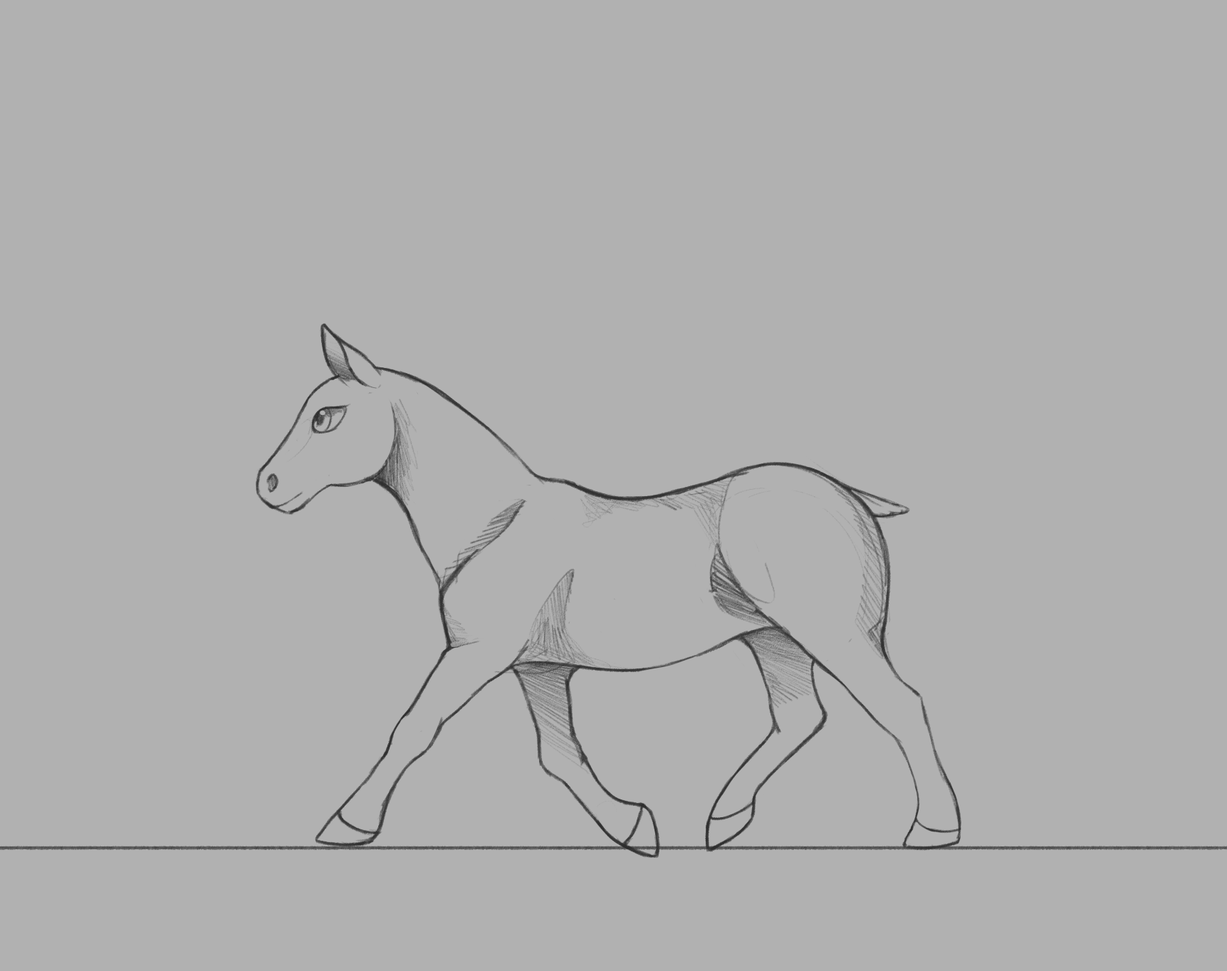
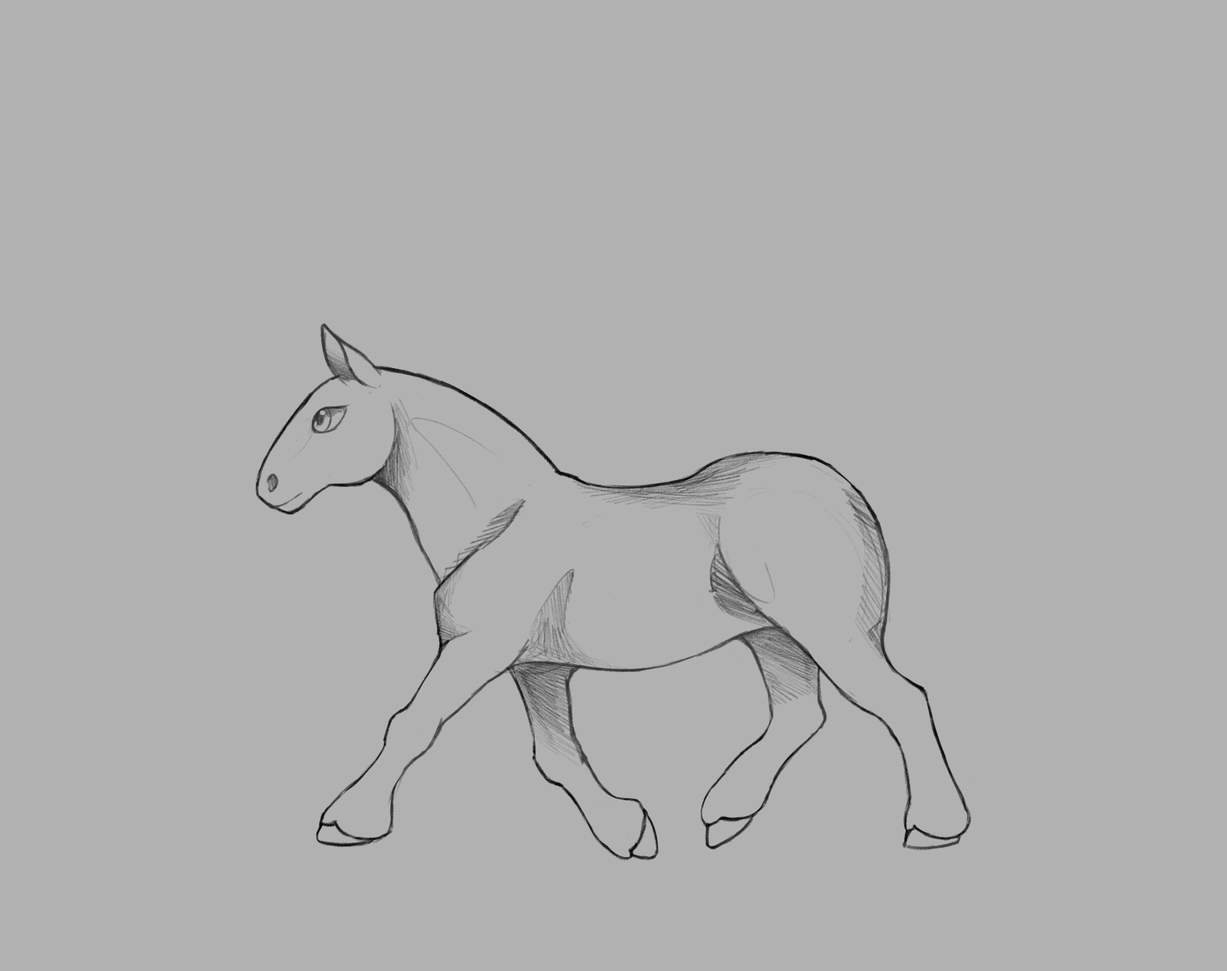
The second 1227x971 image is a revision of the first. Changes to its layers:
added group "tail" with 4 layers above "horns" over (786, 462, 1200, 851)
added group "horns" with 4 layers above "BasesBody" over (263, 365, 401, 460)
added group "BasesBody" with 3 layers above "Arrière-plan" over (254, 365, 1032, 861)
added layer "PoneyBase_draft" in group "BasesBody" over (254, 365, 1032, 861)
renamed "Calque 3" to "PoneyBase_Base", hid it, moved it into group "BasesBody", painted on it over (254, 365, 962, 859)
removed layer "Calque 1" over (0, 845, 1227, 851)
